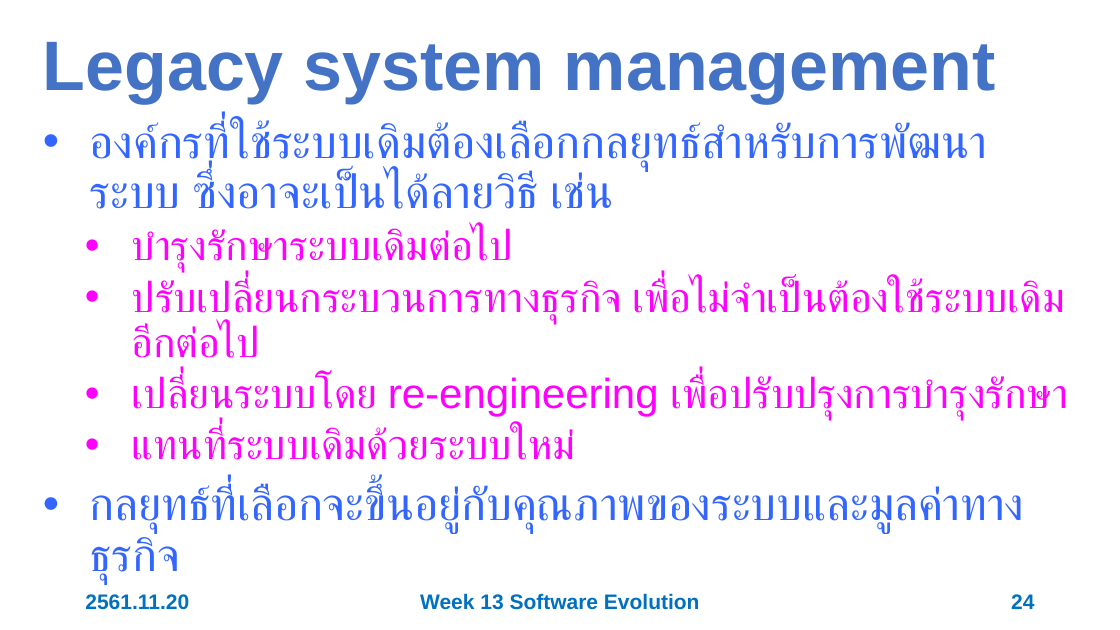
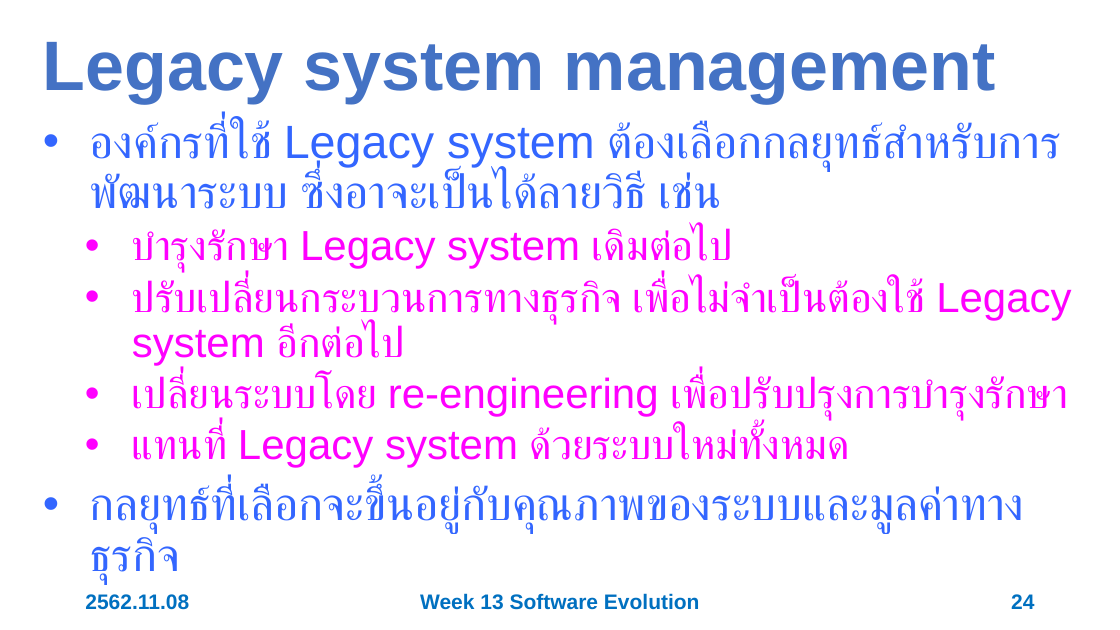
Before and after one commit to 03376806-software-engineering/Week-13-Software-Evolution, a slide deck: slide 24 of Slides/Week 13 Software Evolution.pptx. Drawn at 1120x630 pixels with LibreOffice and Linux fonts; fonts in the diff are those of the drawing. Boxes give left, top, right and bottom in pixels: in the first picture for what was removed or moved away, otherwise in the second. Text is boxed around its words. In the diff, an @@ line names an element or a change of style, - is before the commit and + after.

```diff
--- a/Slides/Week 13 Software Evolution.pptx
+++ b/Slides/Week 13 Software Evolution.pptx
@@ text at [90, 121, 1071, 365]: text changed @@
-• องค์กรที่ใช้ระบบเดิมต้องเลือกกลยุทธ์สำหรับการพัฒนาระบบ ซึ่งอาจะเป็นได้ลายวิธี เช่น
-  • บำรุงรักษาระบบเดิมต่อไป
-  • ปรับเปลี่ยนกระบวนการทางธุรกิจ เพื่อไม่จำเป็นต้องใช้ระบบเดิมอีกต่อไป
+• องค์กรที่ใช้ Legacy system ต้องเลือกกลยุทธ์สำหรับการพัฒนาระบบ ซึ่งอาจะเป็นได้ลายวิธี เช่น
+  • บำรุงรักษา Legacy system เดิมต่อไป
+  • ปรับเปลี่ยนกระบวนการทางธุรกิจ เพื่อไม่จำเป็นต้องใช้ Legacy system อีกต่อไป
@@ text at [132, 427, 850, 468]: text changed @@
-  • แทนที่ระบบเดิมด้วยระบบใหม่
+  • แทนที่ Legacy system ด้วยระบบใหม่ทั้งหมด
@@ text at [85, 594, 189, 610]: text changed @@
-2561.11.20
+2562.11.08
```
Also in this commit, not shown: 54 other slides changed.
